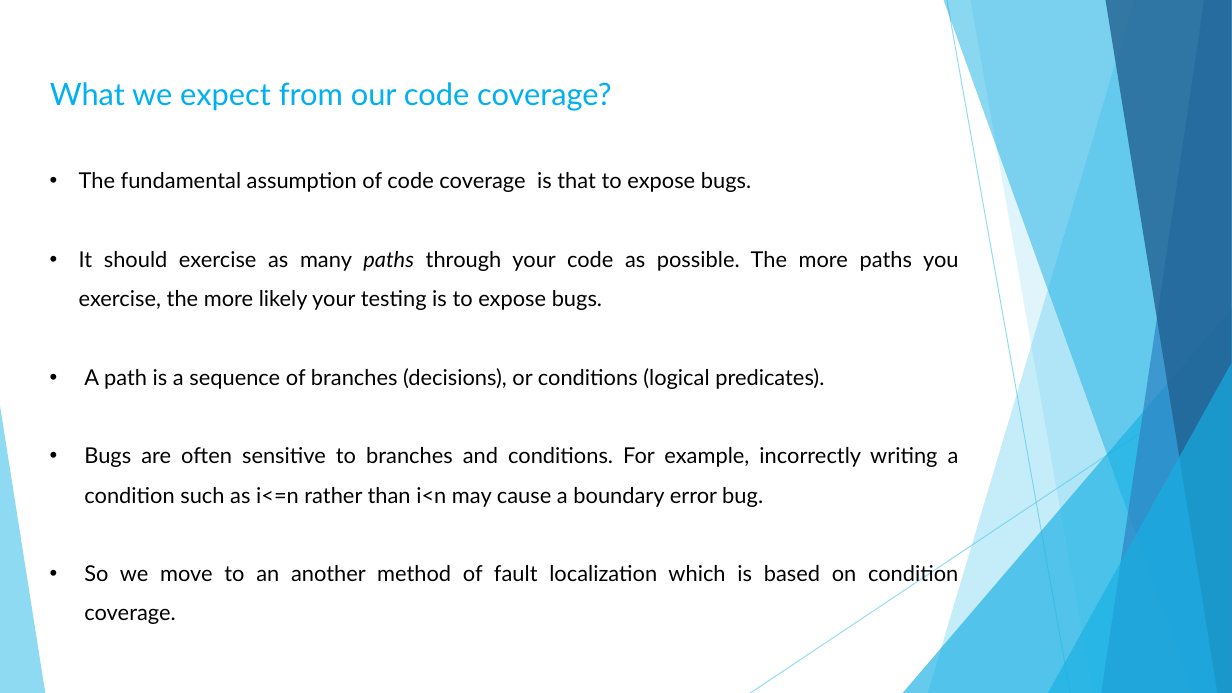
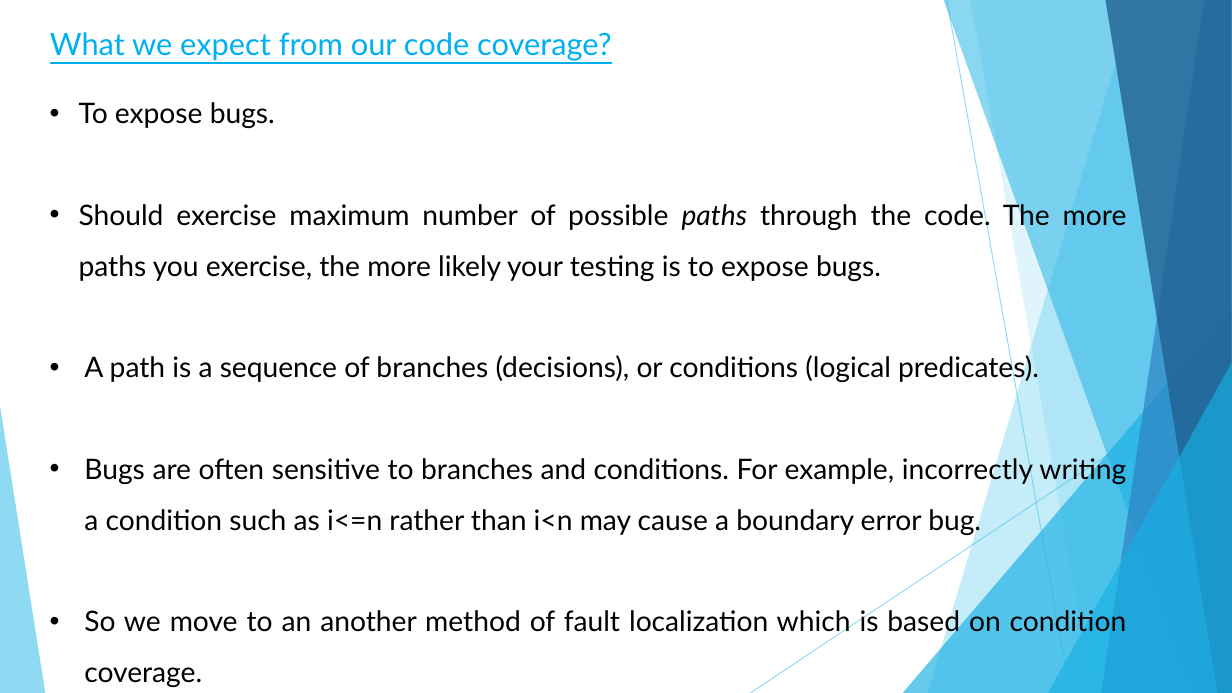
Before and after one commit to Neeraj921721/FYP, a slide deck: slide 11 of Docs/FYP PRESENTATION.pptx (slide 12 before the commit). Drawn at 1232x693 pixels with LibreOffice and Linux fonts; fonts in the diff are those of the drawing. Boxes give left, top, right and bottom in pixels: in the first picture for what was removed or moved away, otherwise in the second. Text is boxed around its words. In the diff, an @@ line names an element or a change of style, - is before the commit and + after.

```diff
--- a/Docs/FYP PRESENTATION.pptx
+++ b/Docs/FYP PRESENTATION.pptx
@@ text "What we expect from our ...": place and size @@
-text "What we expect from our ..." at (50,82,612,111)
+text "What we expect from our ..." at (50,32,612,61)
@@ text "What we expect from our ..." at (50,32,612,61): underline on @@
@@ text "To expose bugs.": place and size @@
-text "To expose bugs." at (79,172,959,624)
+text "To expose bugs." at (79,102,1127,687)
@@ text at (79,102,1127,281): text changed; size 17 to 22 pt @@
-• The fundamental assumption of code coverage is that to expose bugs.
-• It should exercise as many paths through your code as possible. The more paths you exercise, the more likely your testing is to expose bugs.
+• To expose bugs.
+• Should exercise maximum number of possible paths through the code. The more paths you exercise, the more likely your testing is to expose bugs.
@@ text at (84,353,1127,687): size 17 to 22 pt in "A path is a sequence of branches ...", "Bugs are often sensitive to branches and ...", "So we move to an another method ..." @@
```
Also in this commit, not shown: 17 other slides changed, 2 slides added, 1 slide removed, 2 other files.
